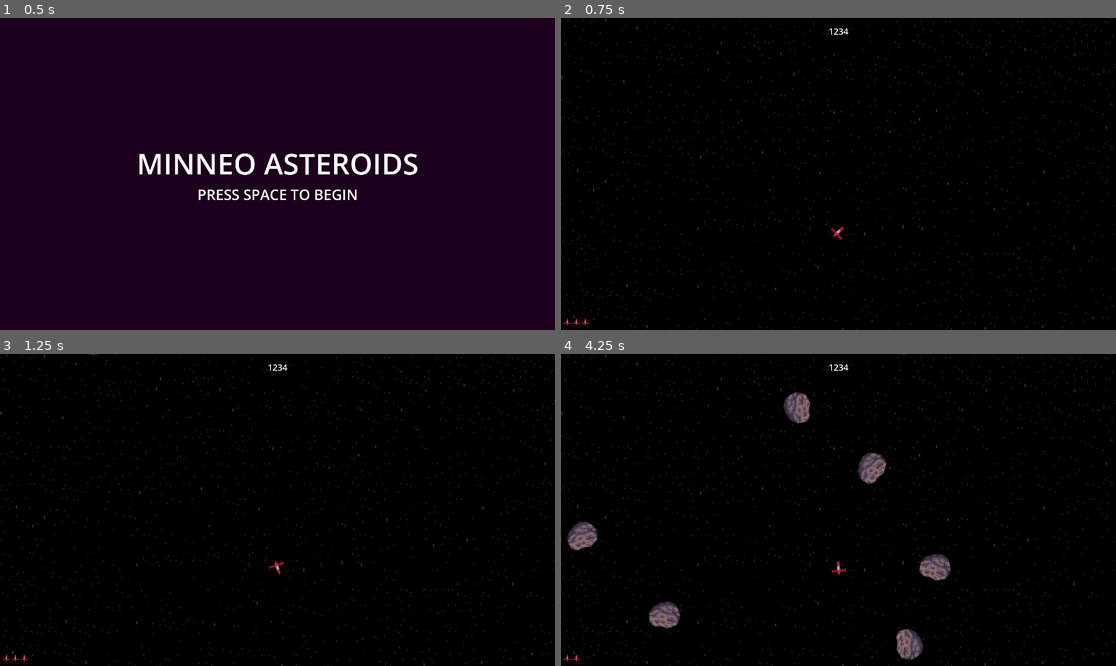
Above: before the commit, frames 1-4 (two rows, left to right).
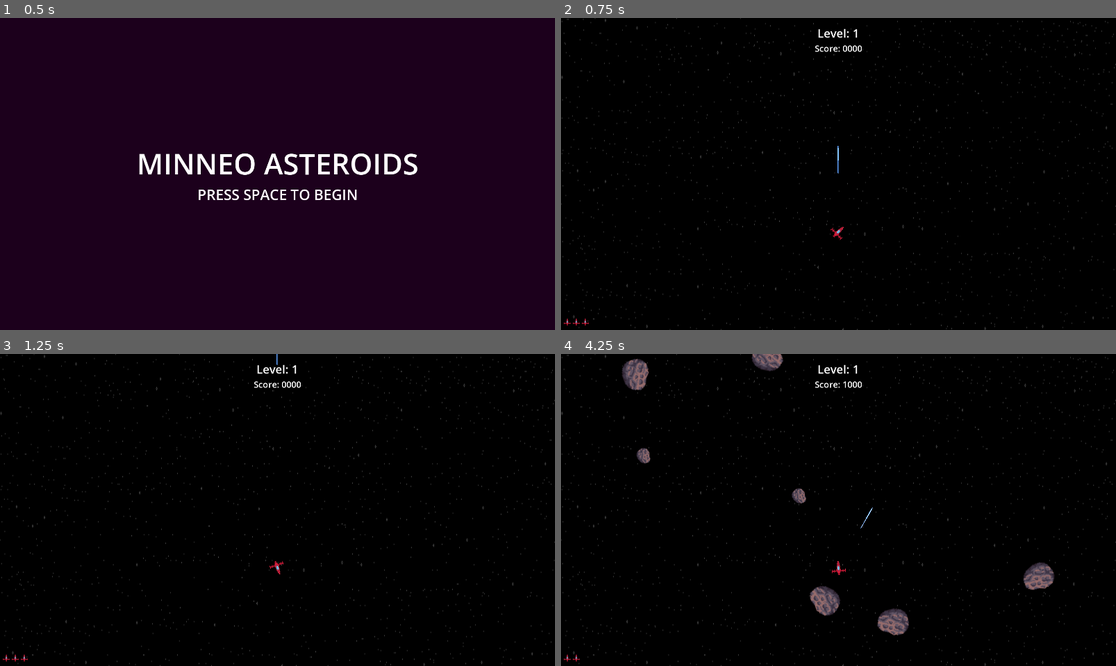
Above: after the commit, the same moments.

Repository: Minneo03/MinneoAsteroids
Game: Godot game, scene res://scenes/startScreen.tscn
Same seed, same stepped clock (60 frames per second), same inputs: the game is played once before the commit and once after it.
Inputs (mouse positions are in pixels of both pictures, inside the frame that each line leads up to):
- Up to frame 1 (0.5 s): no input
- Up to frame 2 (0.75 s): tap Space (start) at 0.5 s; move the mouse to (960, 158) at 0.52 s; hold D (rotateRight) from 0.53 s (still down); hold Space (start) from 0.53 s (still down)
- Up to frame 3 (1.25 s): keep holding D (rotateRight); keep holding Space (start)
- Up to frame 4 (4.25 s): move the mouse to (727, 525) at 1.27 s; release D (rotateRight) at 1.28 s; release Space (start) at 1.28 s; hold S (brake) 1.28-2.03 s; tap W (boost) at 1.35 s; tap Space (start) at 1.55, 2.3, 2.85 s; move the mouse to (894, 441) at 2.02 s; press the mouse at (894, 441) at 2.03 s; hold D (rotateRight) 2.03-3.53 s; move the mouse to (810, 572) at 2.77 s; release the mouse at (810, 572) at 2.78 s; move the mouse to (1005, 556) at 3.52 s; hold A (rotateLeft) from 3.53 s (still down); hold Space (start) from 3.53 s (still down)

Frame 1 is identical in both runs. In frame 2, 0.2% of the frame differs, in the area x 45-55%, y 3-50%; in frame 3, 0.2%; in frame 4, 4.4%, in the area x 1-89%, y 0-99%.

Commit message:
Attempts at properly splitting Asteroids
Most of the changes made were made in an attempt to split the asteroids into 2 whenever they were hit by lasers, which does work. However, the smaller asteroids will not deplete the player's health upon collision. But the smaller asteroids will split again upon laser collision, and they will update the score of the game.

Diff:
--- a/project.godot
+++ b/project.godot
@@ -53,6 +53,7 @@
 shoot={
 "deadzone": 0.5,
 "events": [Object(InputEventMouseButton,"resource_local_to_scene":false,"resource_name":"","device":-1,"window_id":0,"a …(253 unchanged characters)…
+, Object(InputEventKey,"resource_local_to_scene":false,"resource_name":"","device":0,"window_id":0,"alt_pressed":false,"shift_pressed":false,"ctrl_pressed":false,"meta_pressed":false,"pressed":false,"keycode":0,"physical_keycode":32,"key_label":0,"unicode":0,"location":0,"echo":false,"script":null)
 ]
 }
 start={
--- a/scenes/asteroids.gd
+++ b/scenes/asteroids.gd
@@ -3,12 +3,22 @@
 var speed: int
 var rotation_speed: int
 var direction_x: float
+@export var asteroidSplit:= 2
+
+var asteroid_scene: PackedScene = load("res://scenes/asteroids.tscn")
+
+var rng := RandomNumberGenerator.new()
 
 signal collision
 
 func _ready():
-	var rng := RandomNumberGenerator.new()
+	connect("body_entered", Callable(self, "_on_body_entered"))
+	connect("area_entered", Callable(self, "_on_area_entered"))
 
+	if $".".scale.x == 3:
+		_initial_asteroid()
+
+func _initial_asteroid():
 	var width = get_viewport().get_visible_rect().size[0]
 	var random_x = rng.randi_range(0, width)
 	var random_y = rng.randi_range(-150, -50)
@@ -18,7 +28,6 @@
 	direction_x = rng.randf_range(-1, 1)
 	rotation_speed = rng.randi_range(40, 100)
 
-
 func _process(delta):
 	position += Vector2(direction_x, 1.0) * speed * delta
 	rotation_degrees += rotation_speed * delta
@@ -27,6 +36,24 @@
 	collision.emit()
 
 func _on_area_entered(area: Area2D) -> void:
-	area.queue_free()
-	queue_free()
-	Global.score += 1
+	if scale.x > 0.75:
+		area.queue_free()
+		queue_free()
+		for i in 2:
+			var asteroid = asteroid_scene.instantiate()
+			asteroid.position = position
+			asteroid.scale = scale/2
+			asteroid.speed = speed + rng.randi_range(-150, 150)
+			asteroid.direction_x = direction_x + rng.randf_range(-1, 1)
+			asteroid.rotation_speed = rotation_speed + rng.randi_range(-20, 20)
+			get_tree().current_scene.add_child(asteroid)
+
+			asteroid.connect("collision", Callable(get_parent(), "_on_asteroid_collision"))
+			connect("body_entered", Callable(asteroid, "_on_body_entered"))
+			connect("area_entered", Callable(asteroid, "_on_area_entered"))
+	else:
+		area.queue_free()
+		queue_free()
+
+	Global.score += 1000
+	get_tree().call_group('ui', 'update_score', Global.score)
--- a/scenes/level.gd
+++ b/scenes/level.gd
@@ -14,9 +14,10 @@
 
 func _on_asteroid_timer_timeout() -> void:
 	var asteroid = asteroid_scene.instantiate()
-
+	asteroid.scale.x = 3
 	$Asteroids.add_child(asteroid)
-	asteroid.connect('collision', _on_asteroid_collision)
+	#asteroid.connect('collision', _on_asteroid_collision)
+	asteroid.connect('collision', Callable(self, "_on_asteroid_collision"))
 
 func _on_asteroid_collision():
 	health -= 1
--- a/scenes/ui.gd
+++ b/scenes/ui.gd
@@ -11,3 +11,6 @@
 		text_rect.texture = image
 		$"Lives Margin/HBoxContainer".add_child(text_rect)
 		text_rect.stretch_mode = TextureRect.STRETCH_KEEP
+
+func update_score(score):
+	$"Score Margin/VBoxContainer/ScoreLabel".text = "Score: " + str(score)
--- a/scenes/ui.tscn
+++ b/scenes/ui.tscn
@@ -15,12 +15,20 @@
 grow_horizontal = 2
 theme_override_constants/margin_top = 25
 
-[node name="Label" type="Label" parent="Score Margin"]
+[node name="VBoxContainer" type="VBoxContainer" parent="Score Margin"]
+layout_mode = 2
+
+[node name="LevelLabel" type="Label" parent="Score Margin/VBoxContainer"]
+layout_mode = 2
+theme_override_font_sizes/font_size = 40
+text = "Level: 1"
+horizontal_alignment = 1
+
+[node name="ScoreLabel" type="Label" parent="Score Margin/VBoxContainer"]
 layout_mode = 2
 theme_override_colors/font_color = Color(1, 1, 1, 1)
 theme_override_font_sizes/font_size = 30
-text = "1234
-"
+text = "Score: 0000"
 horizontal_alignment = 1
 
 [node name="Lives Margin" type="MarginContainer" parent="."]
